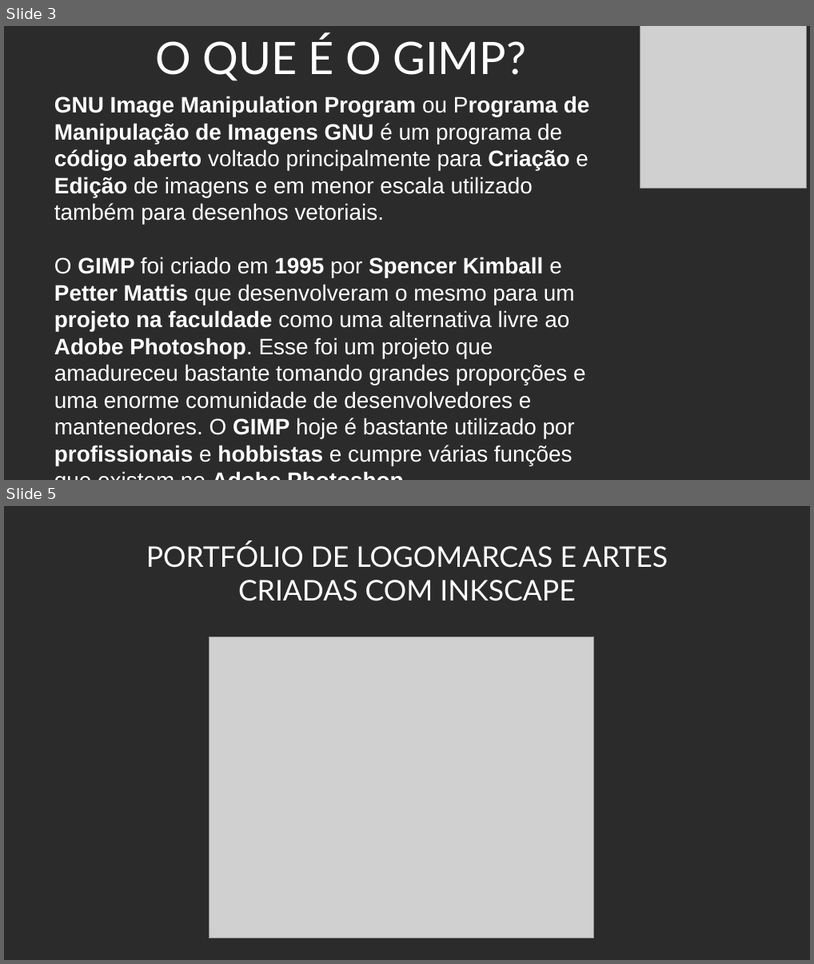
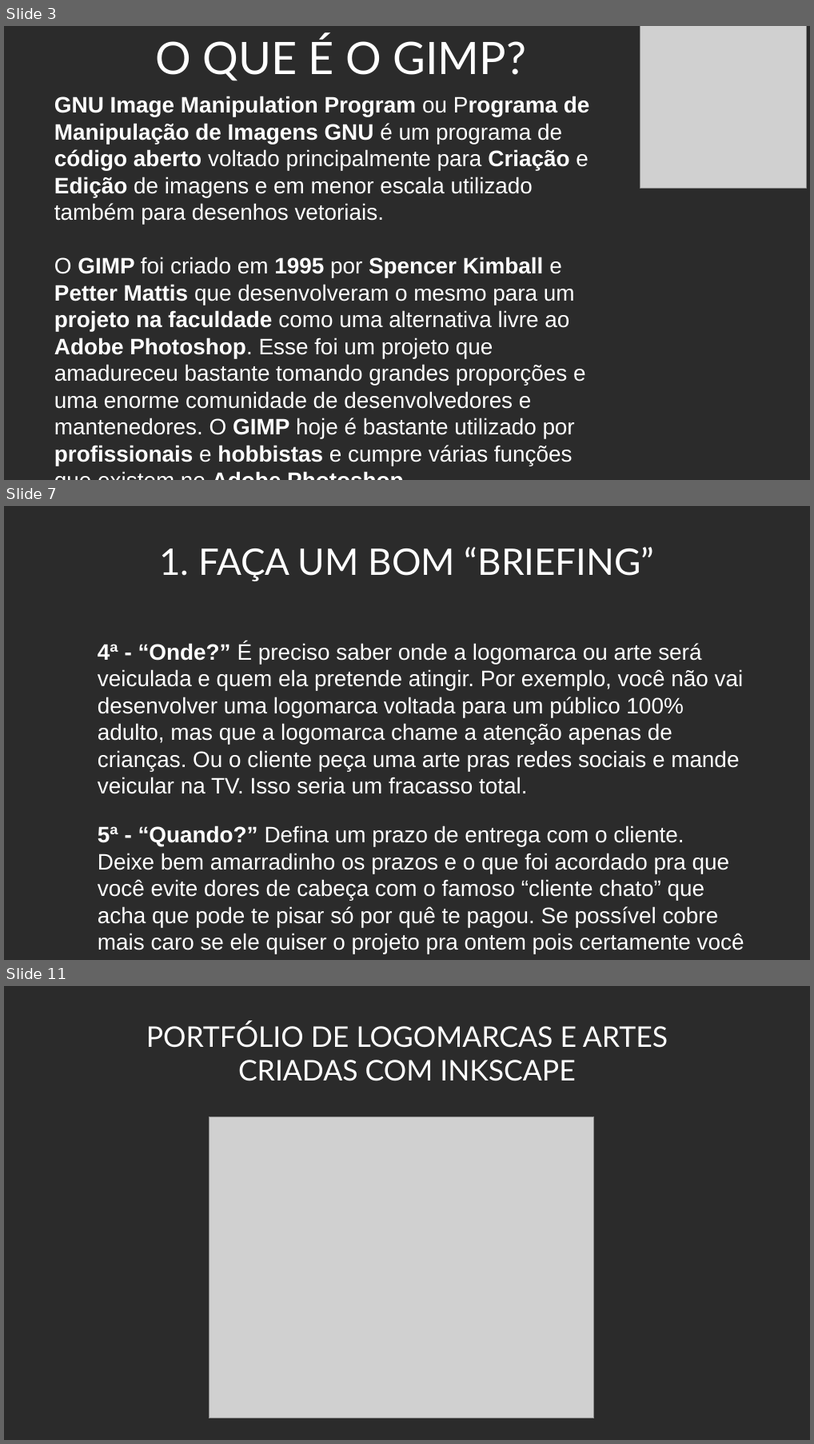
Before and after one commit to Doginnn/expotec2020, a slide deck: palestras/Expotec_2020_Criando logo INKSCAPE e GIMP.odp. Shown one above the other, each under a label of ours: slides 3 and 5 before the commit, slides 3, 7 and 11 after it; the slides between them are not shown. The pictures are 814x964 and 814x1444 pixels, drawn with LibreOffice and Linux fonts; fonts in the diff are those of the drawing; grey boxes stand for pictures; background and template pictures are left out; a plain dark background stands for a picture behind light text. Boxes give left, top, right and bottom in pixels: in the first picture for what was removed or moved away, otherwise in the second. Text is boxed around its words. In the diff, an @@ line names an element or a change of style, - is before the commit and + after.

```diff
--- a/palestras/Expotec_2020_Criando logo INKSCAPE e GIMP.odp
+++ b/palestras/Expotec_2020_Criando logo INKSCAPE e GIMP.odp
@@ slide 7 added at bbox=[4, 506, 810, 960], background picture (left out) @@
@@ text added at bbox=[159, 547, 655, 581], 36 pt, text #FFFFFF @@
+1. FAÇA UM BOM “BRIEFING”
@@ text added at bbox=[98, 642, 745, 954], 22 pt, text #FFFFFF @@
+4ª - “Onde?” É preciso saber onde a logomarca ou arte será veiculada e quem ela pretende atingir. Por exemplo, você não vai desenvolver uma logomarca voltada para um público 100% adulto, mas que a logomarca chame a atenção apenas de crianças. Ou o cliente peça uma arte pras redes sociais e mande veicular na TV. Isso seria um fracasso total.
+5ª - “Quando?” Defina um prazo de entrega com o cliente. Deixe bem amarradinho os prazos e o que foi acordado pra que você evite dores de cabeça com o famoso “cliente chato” que acha que pode te pisar só por quê te pagou. Se possível cobre mais caro se ele quiser o projeto pra ontem pois certamente você irá deixar de lado outros projetos pra dar o gás no dele.
@@ what was slide 5 is now slide 11 @@
```
Also in this commit, not shown: 6 other slides added, 2 slides removed.
